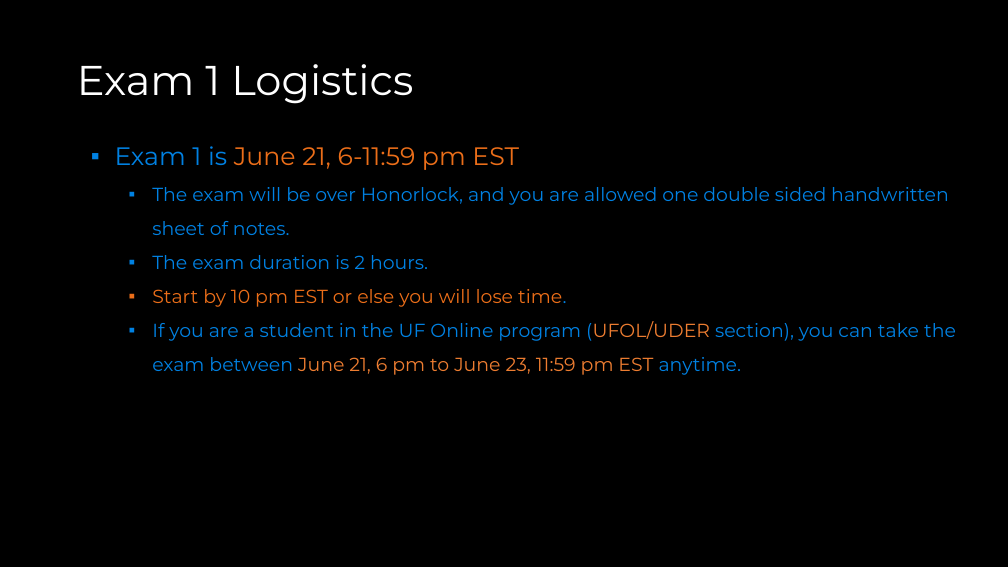
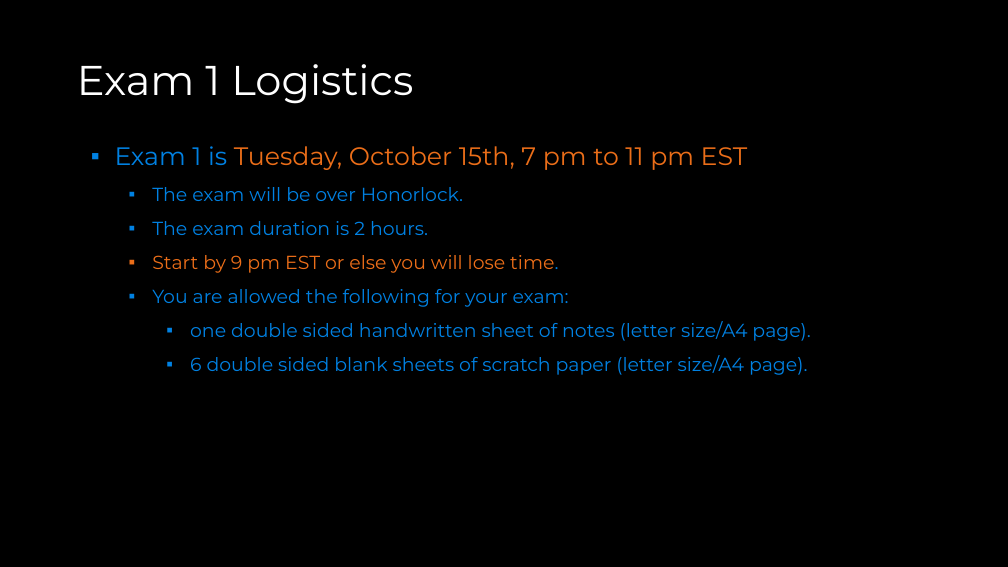
Before and after one commit to COP3530/Instructional-Content, a slide deck: slide 4 of Slides/Slides-PPT/Exam 1 - Review A.pptx. Drawn at 1008x567 pixels with LibreOffice and Linux fonts; fonts in the diff are those of the drawing. Boxes give left, top, right and bottom in pixels: in the first picture for what was removed or moved away, otherwise in the second. Text is boxed around its words. In the diff, an @@ line names an element or a change of style, - is before the commit and + after.

Commit message:
exam 1 review updated

```diff
--- a/Slides/Slides-PPT/Exam 1 - Review A.pptx
+++ b/Slides/Slides-PPT/Exam 1 - Review A.pptx
@@ text at box(115, 146, 748, 201): text changed; size 18 to 24 pt @@
-▪ Exam 1 is June 21, 6-11:59 pm EST
-  ▪ The exam will be over Honorlock, and you are allowed one double sided handwritten sheet of notes.
+▪ Exam 1 is Tuesday, October 15th, 7 pm to 11 pm EST
+  ▪ The exam will be over Honorlock.
@@ text at box(152, 255, 810, 375): text changed @@
-  ▪ Start by 10 pm EST or else you will lose time.
-  ▪ If you are a student in the UF Online program (UFOL/UDER section), you can take the exam between June 21, 6 pm to June 23, 11:59 pm EST anytime.
+  ▪ Start by 9 pm EST or else you will lose time.
+  ▪ You are allowed the following for your exam:
+    ▪ one double sided handwritten sheet of notes (letter size/A4 page).
+    ▪ 6 double sided blank sheets of scratch paper (letter size/A4 page).
```
Also in this commit, not shown: 1 other slide changed, 1 other file.
